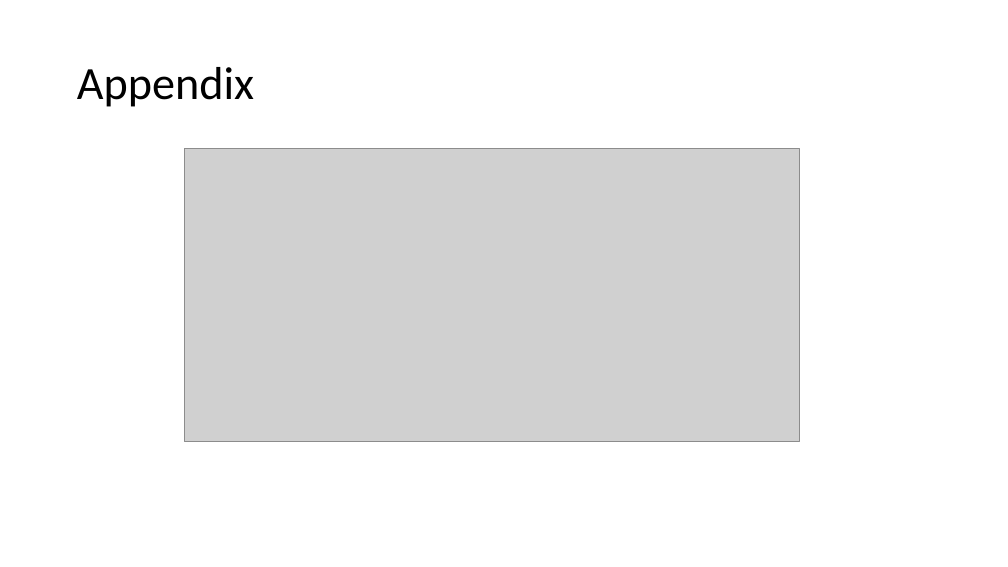
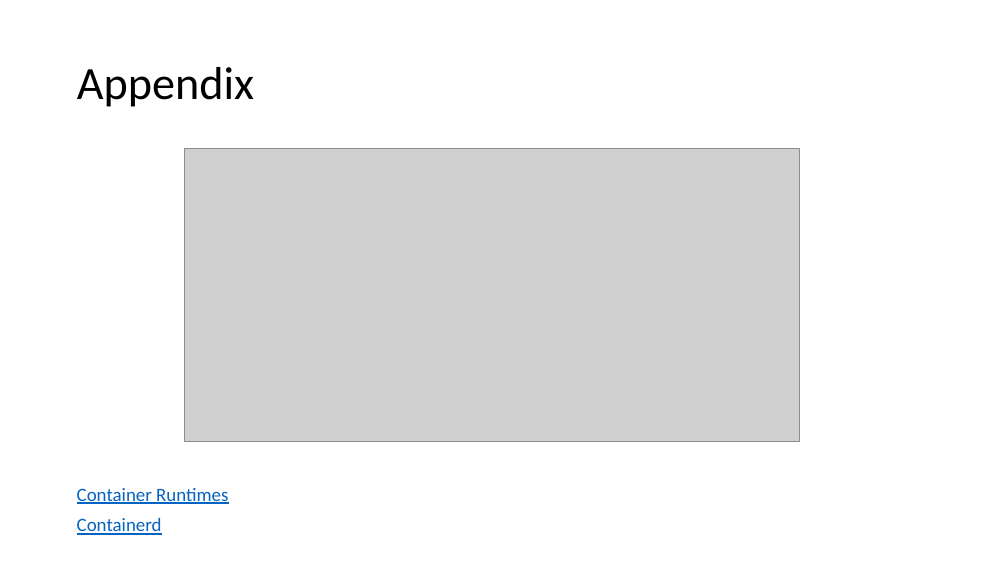
Before and after one commit to vyepuri/capstone-project-team5, a slide deck: slide 13 of Presentations/Presentation.pptx. Drawn at 1008x567 pixels with LibreOffice and Linux fonts; fonts in the diff are those of the drawing; grey boxes stand for pictures. Boxes give left, top, right and bottom in pixels: in the first picture for what was removed or moved away, otherwise in the second. Text is boxed around its words. In the diff, an @@ line names an element or a change of style, - is before the commit and + after.

```diff
--- a/Presentations/Presentation.pptx
+++ b/Presentations/Presentation.pptx
@@ text added at (77,488,228,504), 18 pt, text #0563C1, underline @@
+Container Runtimes
@@ text added at (77,518,162,535), 18 pt, text #0563C1, underline @@
+Containerd
```
